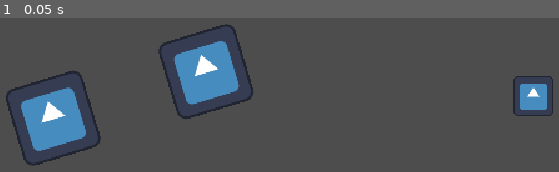
Above: before the commit, frame 1.
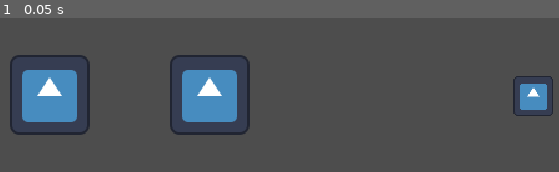
Above: after the commit, the same moment.

Repository: Burger-Bois/ld56
Game: Godot game, scene res://src/main.tscn
The game is run twice, just before and just after one commit, with the same random seed, the same clock (stepped at 60 frames per second) and the same inputs. The engine's default icon, where the game draws it, is replaced by a stand-in: a white triangle on a blue panel in a dark square.
Inputs:
- Up to frame 1 (0.05 s): no input

The runs differ from the first frame. In frame 1, 9.6% of the frame differs, in the area x 1-46%, y 3-97%.

Commit message:
Refactor player script

Diff:
--- a/src/player.gd
+++ b/src/player.gd
@@ -9,23 +9,27 @@
 var _left_lifted := false
 var _right_lifted := false
 
-var _current_pivot_point: Vector2
-var _turn_direction_clockwise: bool
+var _current_pivot: Node2D
+
+
+func _ready():
+	_current_pivot = _left_pivot
 
 
 func _process(delta):
+	var turn_direction := 0.0
 	if Input.is_action_pressed("left"):
+		_current_pivot = _left_pivot
 		_right_lifted = true
+		turn_direction += -1
+	else:
 		_left_lifted = false
-		_current_pivot_point = _left_pivot.position.rotated(rotation)
-		_turn_direction_clockwise = true
-	elif Input.is_action_pressed("right"):
-		_right_lifted = false
+
+	if Input.is_action_pressed("right"):
+		_current_pivot = _right_pivot
 		_left_lifted = true
-		_current_pivot_point = _right_pivot.position.rotated(rotation)
-		_turn_direction_clockwise = false
+		turn_direction += 1
 	else:
-		_right_lifted = false
 		_left_lifted = false
 
 	var direction_y := 0.0
@@ -34,11 +38,9 @@
 	if Input.is_action_pressed("backward"):
 		direction_y += -1
 
-	if direction_y != 0 and (_right_lifted or _left_lifted):
-		if _turn_direction_clockwise:
-			rotate_around_point(_current_pivot_point, -direction_y * turn_speed * TAU * delta)
-		else:
-			rotate_around_point(_current_pivot_point, direction_y * turn_speed * TAU * delta)
+	rotate_around_point(
+		_current_pivot.position.rotated(rotation),
+		turn_direction * direction_y * turn_speed * TAU * delta)
 
 
 func rotate_around_point(point: Vector2, rot: float):
--- a/src/player.tscn
+++ b/src/player.tscn
@@ -7,7 +7,6 @@
 size = Vector2(64, 64)
 
 [node name="Player" type="CharacterBody2D"]
-rotation = -0.295965
 motion_mode = 1
 script = ExtResource("1_4c8sp")
 turn_speed = null
